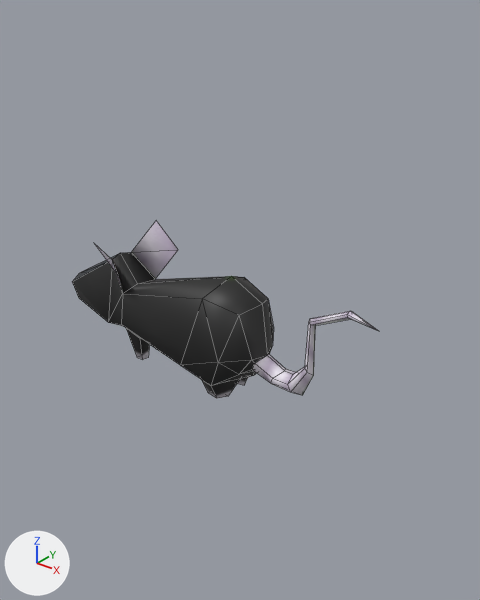
The Blender file assets/models/rat.blend as it was, and as the next commit left it.
Both versions are drawn from a camera (50 mm lens) standing at (0.707, -0.715, 0.612) and looking at (-0.034, 0.211, 0.038). Lighting does not change. The marker at lower left points along +X, +Y and +Z. Mesh edges are drawn as thin lines.

Script lines for the objects in view, before the commit:
```python
me_rat = bpy.data.meshes.new('rat')
me_rat.from_pydata(...)  # 107 vertices, 128 faces; spans x -0.084..0.123, y -0.024..0.024, z 0.0..0.075
me_rat.polygons.foreach_set('use_smooth', [True] * 128)
me_rat.materials.append(mat_rathand)  # picture img_animals_01_png
ob_rat = bpy.data.objects.new('rat', me_rat)
ob_rat.location = (0.0, 0.0, 0.0)
ob_rat.scale = (3.0, 3.0, 3.0)
```
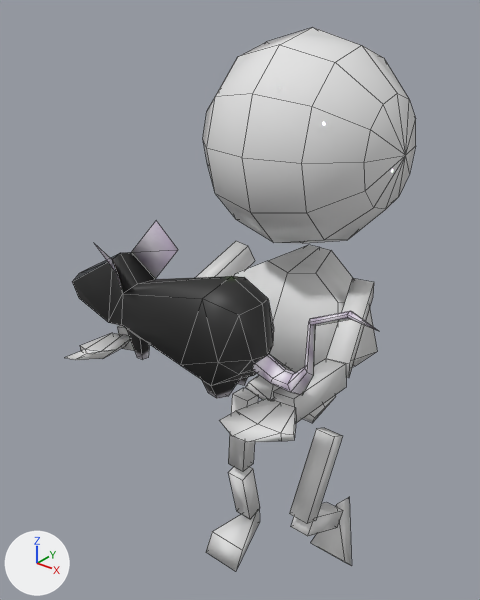
Boxes (x1, y1, x2, y2) around the edits, measured in the pictures (480 x 600 px):
'@grab_transform', added
    after: (65, 27, 416, 572)

Patch to the scene script:
```diff
--- a/assets/models/rat.blend.py
+++ b/assets/models/rat.blend.py
@@ mat_player_0 @@
+mat_player_0 = principled_material('Player_0')
+mat_player_0.base_color = (0.8, 0.8, 0.8)  # white #e7e7e7
+mat_player_0.roughness = 0.0
@@ me_playermodel_001 @@
+me_playermodel_001.from_pydata(...)  # 229 vertices, 217 faces; spans x -0.657..0.004, y -0.684..0.532, z -0.415..0.066
+me_playermodel_001.polygons.foreach_set('use_smooth', [True] * 217)
+me_playermodel_001.materials.append(mat_player_0)  # its picture is missing
@@ ob_grab_transform @@
+ob_grab_transform = bpy.data.objects.new('@grab_transform', me_playermodel_001)
+ob_grab_transform.location = (-0.138, -0.113, 0.0)
+ob_grab_transform.rotation_euler = (-1.571, -3.142, 1.571)  # degrees (-90, -180, 90)
```
